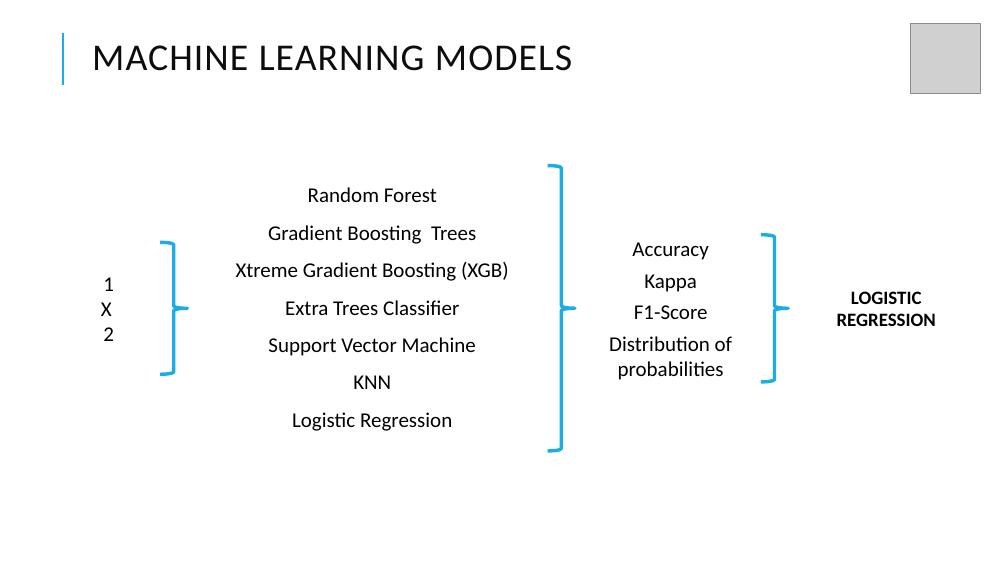
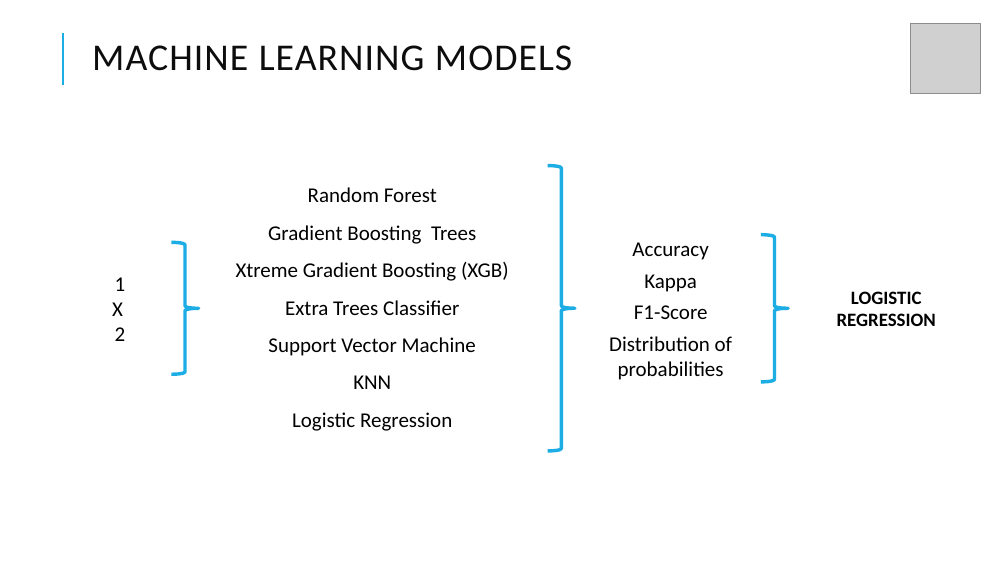
Before and after one commit to alberthr/UBIQUM_1X2_Python, a slide deck: slide 12 of PRESENTACION ALBERT.pptx (slide 11 before the commit). Drawn at 1008x567 pixels with LibreOffice and Linux fonts; fonts in the diff are those of the drawing; grey boxes stand for pictures. Boxes give left, top, right and bottom in pixels: in the first picture for what was removed or moved away, otherwise in the second. Text is boxed around its words. In the diff, an @@ line names an element or a change of style, - is before the commit and + after.

```diff
--- a/PRESENTACION ALBERT.pptx
+++ b/PRESENTACION ALBERT.pptx
@@ text "1": place and size @@
-text "1" at [101,277,114,341]
+text "1" at [112,277,126,341]
@@ right brace: place and size @@
-right brace at [160,243,188,375]
+right brace at [172,243,199,375]
```
Also in this commit, not shown: 3 other slides changed, 1 slide added, 10 other files.
